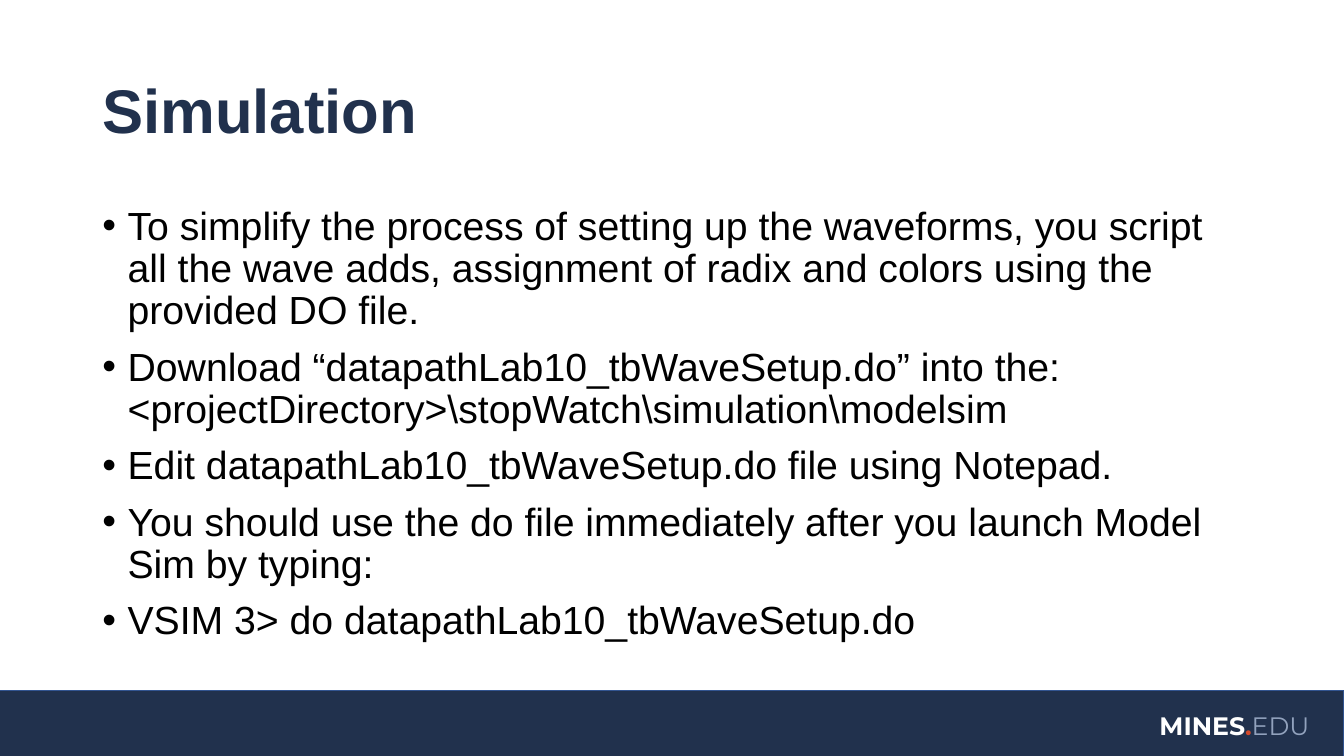
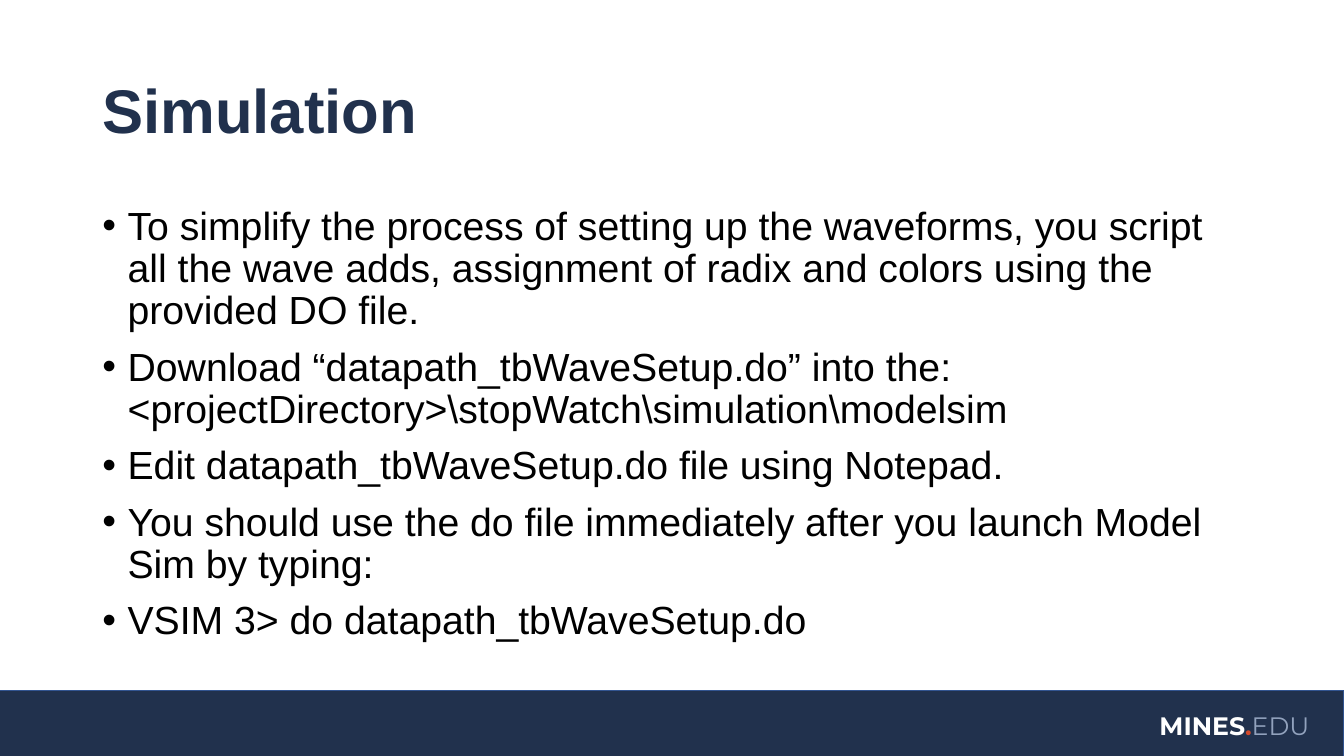
Before and after one commit to coulston/Digital-Design, a slide deck: slide 8 of Laboratory Latex/Lab09Datapath/LMS Upload Lab09/Lab09.pptx. Drawn at 1344x756 pixels with LibreOffice and Linux fonts; fonts in the diff are those of the drawing; background and template pictures are left out. Boxes give left, top, right and bottom in pixels: in the first picture for what was removed or moved away, otherwise in the second. Text is boxed around its words. In the diff, an @@ line names an element or a change of style, - is before the commit and + after.

```diff
--- a/Laboratory Latex/Lab09Datapath/LMS Upload Lab09/Lab09.pptx
+++ b/Laboratory Latex/Lab09Datapath/LMS Upload Lab09/Lab09.pptx
@@ text at <box>128,352,1008,487</box>: text changed @@
-• Download “datapathLab10_tbWaveSetup.do” into the: <projectDirectory>\stopWatch\simulation\modelsim
-• Edit datapathLab10_tbWaveSetup.do file using Notepad.
+• Download “datapath_tbWaveSetup.do” into the: <projectDirectory>\stopWatch\simulation\modelsim
+• Edit datapath_tbWaveSetup.do file using Notepad.
@@ text at <box>128,605,806,642</box>: text changed @@
-• VSIM 3> do datapathLab10_tbWaveSetup.do
+• VSIM 3> do datapath_tbWaveSetup.do
```
Also in this commit, not shown: 1 other slide changed, 5 other files.
